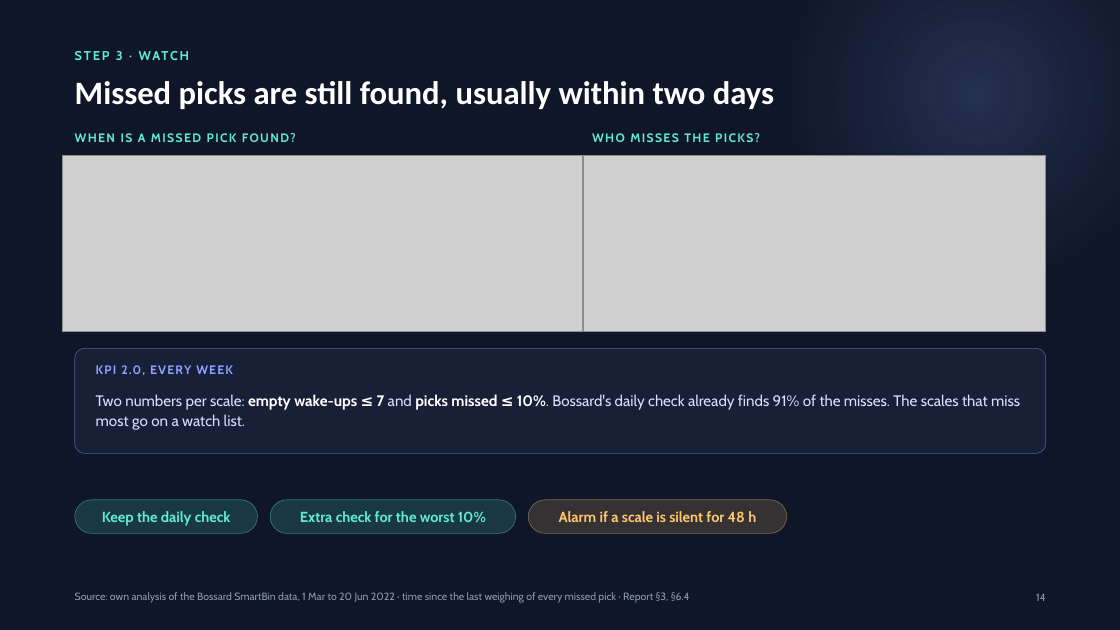
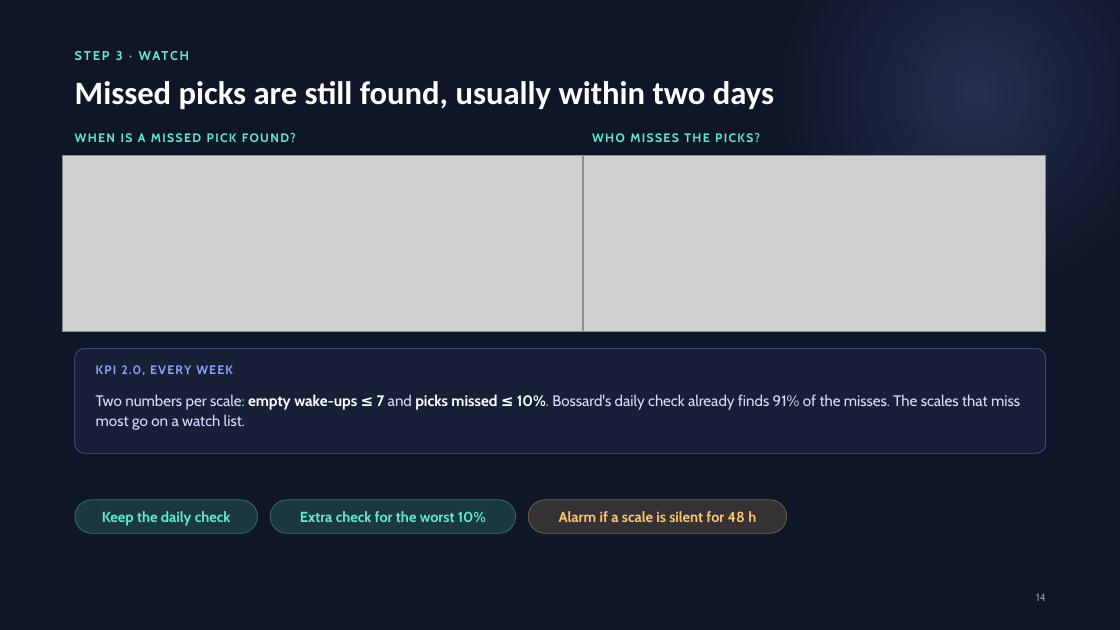
Before and after one commit to erenalpckroglu/smartbin-sensor-optimization, a slide deck: slide 14 of presentation/SmartBin – presentation.pptx. Drawn at 1120x630 pixels with LibreOffice and Linux fonts; fonts in the diff are those of the drawing; grey boxes stand for pictures. Boxes give left, top, right and bottom in pixels: in the first picture for what was removed or moved away, otherwise in the second. Text is boxed around its words. In the diff, an @@ line names an element or a change of style, - is before the commit and + after.

```diff
--- a/presentation/SmartBin – presentation.pptx
+++ b/presentation/SmartBin – presentation.pptx
@@ text removed at [75,592,690,603] @@
-Source: own analysis of the Bossard SmartBin data, 1 Mar to 20 Jun 2022 · time since the last weighing of every missed pick · Report §3, §6.4
```
Also in this commit, not shown: 19 other slides changed, 1 other file.
